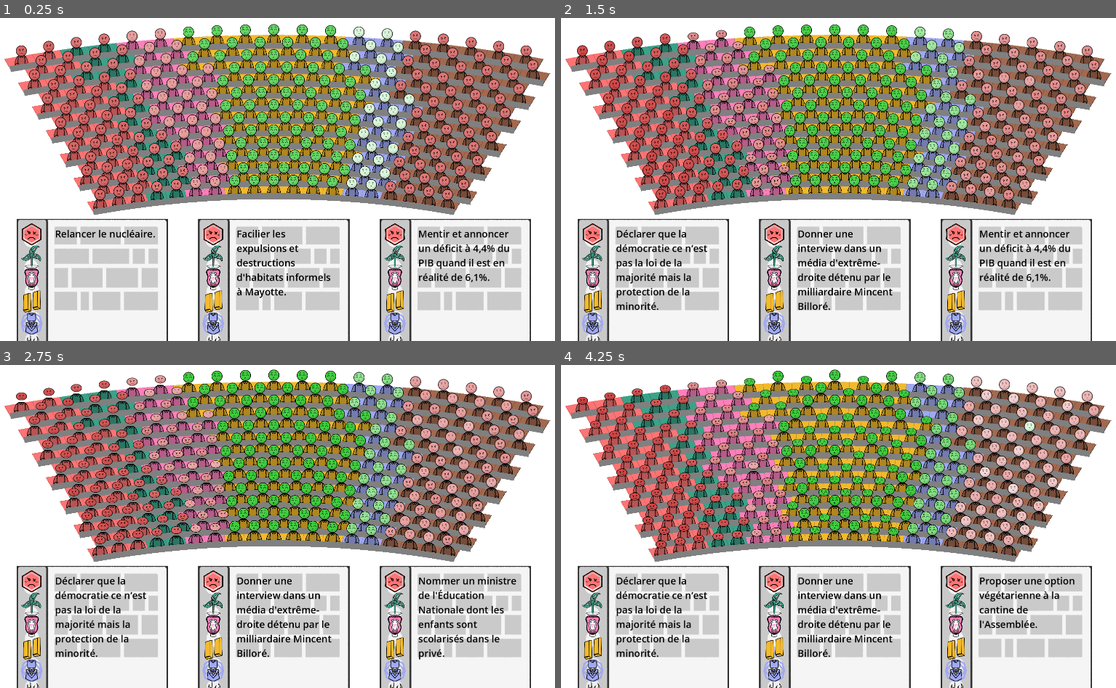
Above: before the commit, frames 1-4 (two rows, left to right).
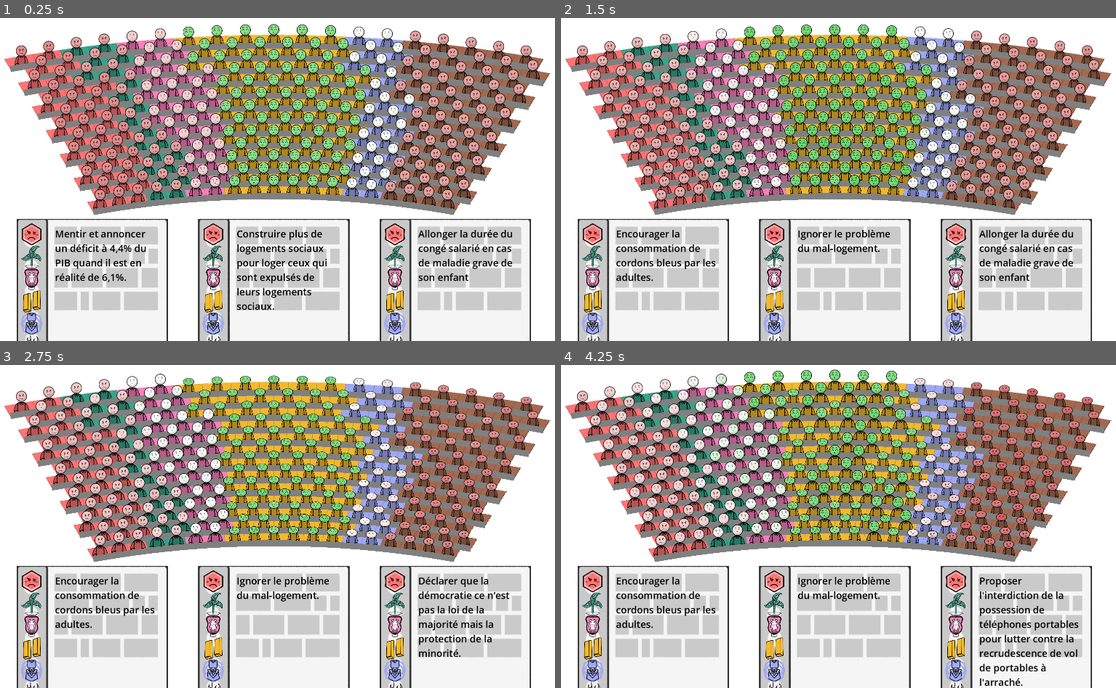
Above: after the commit, the same moments.

Repository: remimorvan/assemblee-nationale-simulator
Game: Godot game, scene res://scenes/game.tscn
Two runs of this game, one before a commit and one after it. Both use one fixed random seed, a clock stepped at 60 frames per second and the inputs below.
Inputs (mouse positions are in pixels of both pictures, inside the frame that each line leads up to):
- Up to frame 1 (0.25 s): no input
- Up to frame 2 (1.5 s): tap Enter at 0.5 s; move the mouse to (655, 318) at 0.52 s; click (655, 318) at 0.67 s; move the mouse to (832, 318) at 1.27 s; click (832, 318) at 1.42 s
- Up to frame 3 (2.75 s): move the mouse to (455, 665) at 2.02 s; click (455, 665) at 2.17 s
- Up to frame 4 (4.25 s): move the mouse to (832, 665) at 2.77 s; click (832, 665) at 2.92 s; tap Space at 3.5 s; move the mouse to (1016, 665) at 3.52 s; click (1016, 665) at 3.67 s

The runs differ from the first frame. In frame 1, 13% of the frame differs, in the area x 3-97%, y 2-91%; in frame 2, 17%; in frame 3, 23%; in frame 4, 24%, in the area x 2-98%, y 1-100%.

Commit message:
more cards

Diff:
--- a/assets/card/cards.json
+++ b/assets/card/cards.json
@@ -86,7 +86,7 @@
 			"soc": [-1, 0.2],
 			"macron": [0, 0.1],
 			"lr": [1, 0.1],
-			"facho": [1, 0.1]
+			"facho": [0.6, 0.1]
 		},
 		"image_path": "basic.png",
 		"quote": "On a une recrudescence de violence… par exemple le vol des portables à l’arraché. Ca n’existait pas avant que les portables existent. - Nadine Morano"
@@ -111,7 +111,7 @@
 			"soc": [-0.2, 0.1],
 			"macron": [-0.2, 0.1],
 			"lr": [-0.2, 0.1],
-			"facho": [0.2, 0.1]
+			"facho": [0, 0.1]
 		},
 		"image_path": "basic.png",
 		"quote": "- Staline"
@@ -137,7 +137,7 @@
 			"soc": [0.7, 0.2],
 			"macron": [0, 0.3],
 			"lr": [-0.7, 0.3],
-			"facho": [-0.7, 0.3]
+			"facho": [-0.8, 0.3]
 		},
 		"image_path": "basic.png",
 		"quote": "Amendement du 03/12/2025"
@@ -150,7 +150,7 @@
 			"soc": [-0.9, 0.3],
 			"macron": [0.7, 0.2],
 			"lr": [-0.5, 0.2],
-			"facho": [-0.5, 0.2]
+			"facho": [-0.6, 0.2]
 		},
 		"image_path": "basic.png",
 		"quote": "Amendement du 12/11/2025"
@@ -163,7 +163,7 @@
 			"soc": [0.7, 0.2],
 			"macron": [0, 0.3],
 			"lr": [-0.6, 0.2],
-			"facho": [0.6, 0.2]
+			"facho": [0.5, 0.2]
 		},
 		"image_path": "basic.png",
 		"quote": "Amendement du 31/10/2025, scrutin 3314"
@@ -176,7 +176,7 @@
 			"soc": [-0.7, 0.2],
 			"macron": [0.6, 0.4],
 			"lr": [0.2, 0.1],
-			"facho": [0.2, 0.1]
+			"facho": [0, 0.1]
 		},
 		"image_path": "basic.png",
 		"quote": ""
@@ -189,7 +189,7 @@
 			"soc": [-0.5, 0.2],
 			"macron": [0, 0.2],
 			"lr": [1, 0.2],
-			"facho": [1, 0.2]
+			"facho": [0.6, 0.2]
 		},
 		"image_path": "basic.png",
 		"quote": ""
@@ -215,7 +215,7 @@
 			"soc": [-0.5, 0.3],
 			"macron": [1, 0.1],
 			"lr": [1, 0.1],
-			"facho": [0.7, 0.2]
+			"facho": [0.5, 0.2]
 		},
 		"image_path": "basic.png",
 		"quote": "Amendement du 18/06/2025"
@@ -241,10 +241,10 @@
 			"soc": [1, 0.1],
 			"macron": [-1, 0.1],
 			"lr": [-0.8, 0.2],
-			"facho": [0.7, 0.2]
-		},
-		"image_path": "basic.png",
-		"quote": "Résolution 05/06/2025 "
+			"facho": [0, 0.3]
+		},
+		"image_path": "basic.png",
+		"quote": "Résolution 05/06/2025 / 29/10/2024"
 	},
 	{
 		"text": "Supprimer les zones à faible émissions.",
@@ -254,7 +254,7 @@
 			"soc": [-1, 0.1],
 			"macron": [0.6, 0.2],
 			"lr": [1, 0.1],
-			"facho": [1, 0.1]
+			"facho": [0.5, 0.1]
 		},
 		"image_path": "basic.png",
 		"quote": "28/05/2025"
@@ -267,7 +267,7 @@
 			"soc": [-0.7, 0.2],
 			"macron": [0.7, 0.2],
 			"lr": [1, 0.1],
-			"facho": [0.7, 0.2]
+			"facho": [0, 0.2]
 		},
 		"image_path": "basic.png",
 		"quote": "- Sarkozy"
@@ -279,8 +279,8 @@
 			"eco": [-1, 0.2],
 			"soc": [-1, 0.2],
 			"macron": [0.7, 0.3],
-			"lr": [0.9, 0.1],
-			"facho": [0.9, 0.1]
+			"lr": [0.7, 0.1],
+			"facho": [0.6, 0.1]
 		},
 		"image_path": "basic.png",
 		"quote": "Oops"
@@ -324,5 +324,84 @@
 		"image_path": "basic.png",
 		"quote": "Bruno Le Maire",
 		"special_event": "deficit"
+	},
+	{
+		"text": "Inclure dans les formations délivrées dans l'enseignement supérieur la lutte contre l'islamophobie",
+		"effects": {
+			"lfi": [0.7, 0.3],
+			"eco": [0.7, 0.3],
+			"soc": [0.7, 0.3],
+			"macron": [-0.7, 0.3],
+			"lr": [-1, 0.1],
+			"facho": [-1, 0.1]
+		},
+		"image_path": "basic.png",
+		"quote": ""
+	},
+	{
+		"text": "Mettre en place une backdoor dans les messageries cryptées.",
+		"effects": {
+			"lfi": [-0.8, 0.2],
+			"eco": [-0.8, 0.2],
+			"soc": [-0.8, 0.2],
+			"macron": [0, 0.3],
+			"lr": [1, 0.2],
+			"facho": [-0.5, 0.3]
+		},
+		"image_path": "basic.png",
+		"quote": ""
+	},
+	{
+		"text": "Appeler l'Union européenne à renforcer le soutien à l'Ukraine.",
+		"effects": {
+			"lfi": [-0.8, 0.2],
+			"eco": [0.7, 0.2],
+			"soc": [0.7, 0.2],
+			"macron": [1, 0.1],
+			"lr": [0.7, 0.2],
+			"facho": [0, 0.2]
+		},
+		"image_path": "basic.png",
+		"quote": ""
+	},
+	{
+		"text": "Allonger la durée du congé salarié en cas de maladie grave de son enfant",
+		"effects": {
+			"lfi": [0.8, 0.2],
+			"eco": [0.8, 0.2],
+			"soc": [0.8, 0.2],
+			"macron": [-0.6, 0.2],
+			"lr": [-0.8, 0.2],
+			"facho": [-0.8, 0.2]
+		},
+		"image_path": "basic.png",
+		"quote": ""
+	},
+	{
+		"text": "Augmenter la taxe sur les GAFAM",
+		"effects": {
+			"lfi": [0.8, 0.2],
+			"eco": [0.8, 0.2],
+			"soc": [0.8, 0.2],
+			"macron": [-1, 0.1],
+			"lr": [0.6, 0.2],
+			"facho": [0.6, 0.2]
+		},
+		"image_path": "basic.png",
+		"quote": ""
+	},
+	{
+		"text": "Proposer une convention citoyenne pour le climat",
+		"effects": {
+			"lfi": [-0.5, 0.2],
+			"eco": [-0.5, 0.2],
+			"soc": [-0.5, 0.4],
+			"macron": [1, 0.1],
+			"lr": [-0.5, 0.2],
+			"facho": [-0.5, 0.2]
+		},
+		"image_path": "basic.png",
+		"quote": "",
+		"special_event": "convention_citoyenne"
 	}
 ]
--- a/scripts/deck.gd
+++ b/scripts/deck.gd
@@ -26,6 +26,7 @@
 				var image_path = data_card["image_path"]
 				new_card.setup(text, effects_mean, effects_std, image_path)
 				all_cards.append(new_card)
+			print("Nombre de cartes : " + str(len(all_cards)))
 			all_cards.shuffle()
 		else:
 			print("Expected array")
--- a/scripts/mp.gd
+++ b/scripts/mp.gd
@@ -54,7 +54,8 @@
 	else:
 		$Sprites/head/face_neutral.visible = true
 
-	var t = min(sqrt(abs(approval)),3)/3
+	# var t = min(sqrt(abs(approval)),3)/3
+	var t = min(abs(approval),9)/9
 	var other_color = happy_color
 	if approval < 0:
 		other_color = angry_color
--- a/scripts/player.gd
+++ b/scripts/player.gd
@@ -45,7 +45,7 @@
 	print_hand()
 
 func get_current_day() -> int:
-	return total_nb_card_played/3
+	return total_nb_card_played/3 + 1
 
 func is_new_day() -> int:
 	return total_nb_card_played % 3 == 0
Not shown, removed: assets/card/cartes.txt
